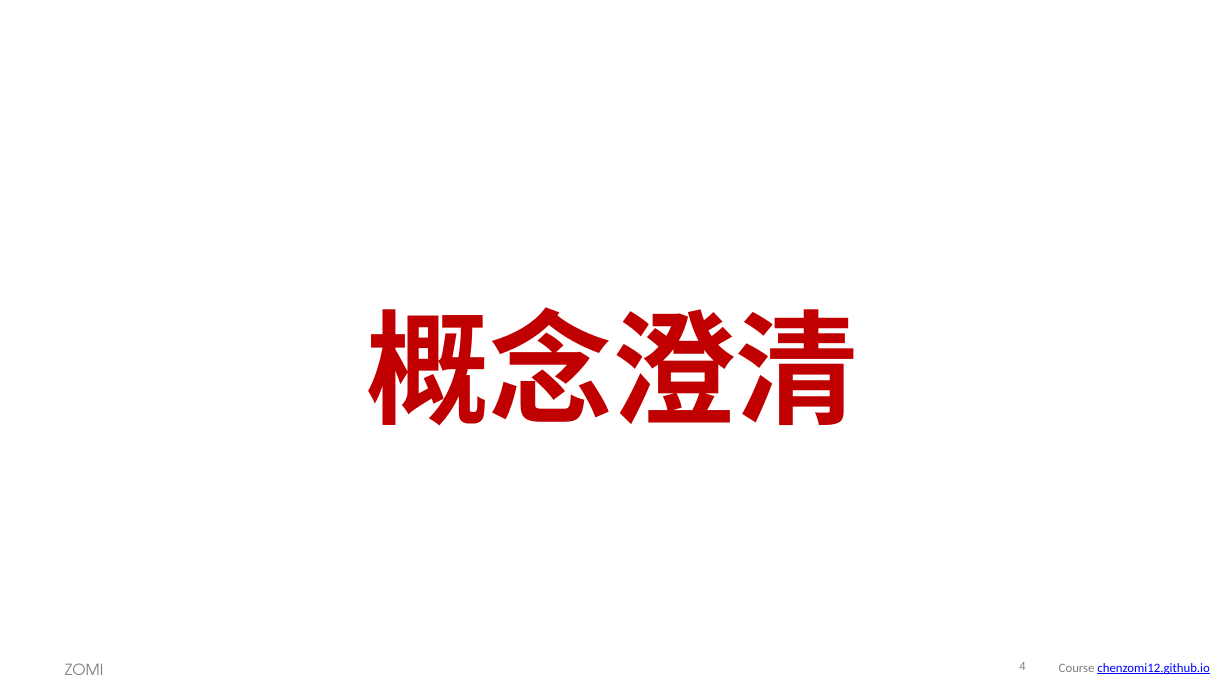
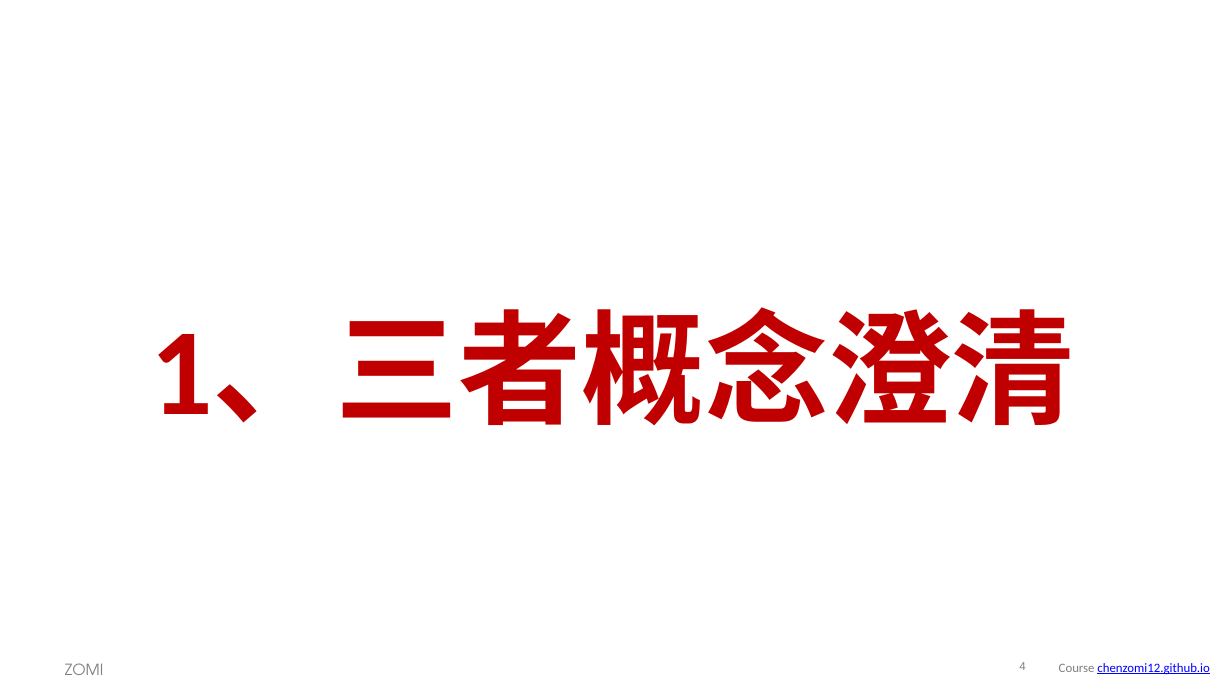
Before and after one commit to chenzomi12/AISystem, a slide deck: slide 4 of 02Hardware/07Thought/05.DSA.pptx. Drawn at 1232x693 pixels with LibreOffice and Linux fonts; fonts in the diff are those of the drawing; background and template pictures are left out. Boxes give left, top, right and bottom in pixels: in the first picture for what was removed or moved away, otherwise in the second. Text is boxed around its words. In the diff, an @@ line names an element or a change of style, - is before the commit and + after.

```diff
--- a/02Hardware/07Thought/05.DSA.pptx
+++ b/02Hardware/07Thought/05.DSA.pptx
@@ text at box(150, 312, 1075, 426): text changed @@
-概念澄清
+1、三者概念澄清
```
Also in this commit, not shown: 2 other slides changed, 2 other files.
